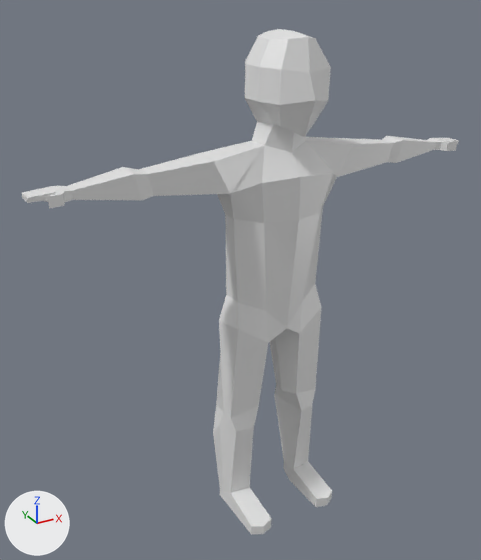
The glTF model models/animated_low_poly_char.glb as it was, and as the next commit left it.
One viewpoint serves both versions: a camera (50 mm lens) standing at (-7.6, -12.34, 12.31) and looking at (-0.71, 0.19, 6.05). The axes (+X, +Y, +Z) are drawn at lower left. The lights are the same throughout. Where no turn or scale is listed for an object, it has been applied to the vertices. Vertices at the same position are counted once.
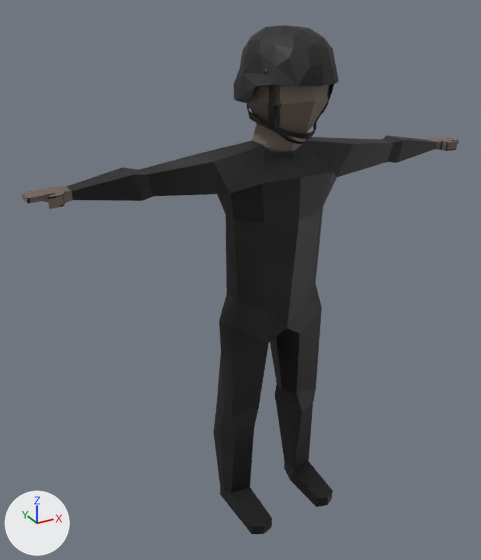
The newer file is also turned or shifted as a whole; pictures and numbers use the older file's frame.

Where the change shows, as pixel boxes (x1, y1, x2, y2) in the pictures (481 x 560 px; the box of a moved part takes in the faces that stretch with it):
'Cube', surface changed, reshaped (grey to black)
    before: (22, 29, 459, 534)
    after: (22, 85, 459, 534)
'helmet', added (black)
    after: (234, 25, 339, 144)
part 1 of me_cube_001, moved or reshaped
    before: (213, 213, 332, 534)
    after: (213, 213, 333, 534)
part 2 of me_cube_001, surface changed (grey to black)
    both: (135, 85, 404, 311)

Diff of the bpy script that builds the scene:
```diff
--- a/models/animated_low_poly_char.glb.py
+++ b/models/animated_low_poly_char.glb.py
@@ img_soldiertex @@
+img_soldiertex = load_image('SoldierTex', '_unpacked/SoldierTex', 1024, 1024, 'sRGB')
@@ mat_material_001 @@
 mat_material_001 = principled_material('Material.001')
-mat_material_001.base_color = (0.8, 0.8, 0.8)  # white #e7e7e7
-mat_material_001.roughness = 0.4
+mat_material_001.texture = img_soldiertex
+mat_material_001.roughness = 0.582
@@ me_cube_001 @@
 # used by ob_cube; location = (0.0, 0.0, 0.0)
-me_cube_001.from_pydata(...)  # 220 vertices, 434 faces; spans x -5.43..5.55, y -1.55..0.8, z -0.12..11.53
+me_cube_001.from_pydata(...)  # 219 vertices, 434 faces; spans x -5.43..5.55, y -1.55..0.8, z -0.11..11.53
+# me_cube_001 part 1
+# 4 vertices are removed from x -1.35..-0.95, y -0.22..0.22, z -0.05..-0.04
+# 15 faces are deleted
+# 36 vertices in x -1.44..1.26, y -1.55..0.8, z -0.09..5.22 move by (0.01, 0.0, 0.0)
+# 12 vertices in x -1.33..1.23, y -1.55..0.3, z -0.11..2.73 move by (0.02, 0.0, 0.0)
+# 5 vertices in x 0.39..1.33, y -1.46..0.3, z -0.12..2.8 move by (0.01, 0.0, 0.01)
+# 9 vertices move from x -1.42..1.36, y -1.3..0.79, z -0.12..5.23 to x -1.41..1.36, y -1.31..0.79, z -0.11..5.22
+# 4 vertices are added at (-0.93, 0.22, -0.06), (-1.32, -0.01, -0.05), (-1.33, 0.18, -0.05), (-1.31, -0.22, -0.05)
+# 15 new faces join them
+# me_cube_001 part 2: 408 kept faces spanning x -5.43..5.55, y -1.55..0.8, z -0.11..11.53 get new texture (UV) coordinates
 me_cube_001.materials.append(mat_material_001)
@@ me_plane_001 @@
+me_plane_001.from_pydata(...)  # 4402 vertices, 8512 faces; spans x -1.0..1.12, y -1.48..0.8, z 9.41..11.67
+me_plane_001.materials.append(mat_material_001)  # picture img_soldiertex
@@ ob_helmet @@
+ob_helmet = bpy.data.objects.new('helmet', me_plane_001)
+ob_helmet.location = (0.01, -0.01, -0.04)
```
